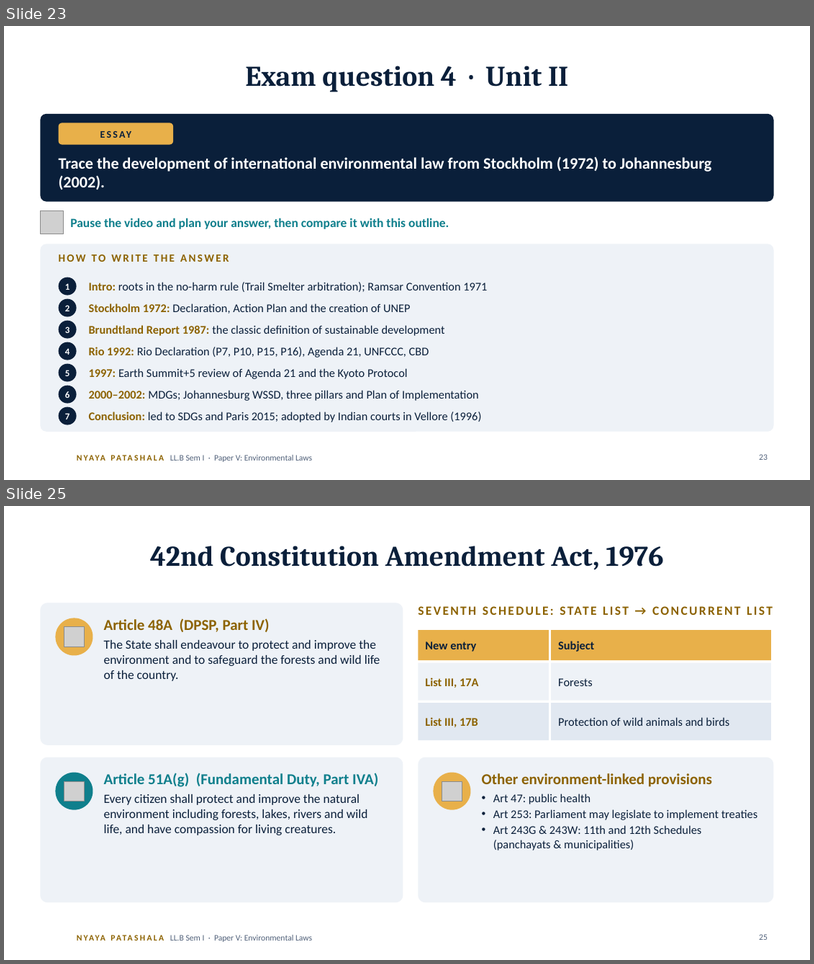
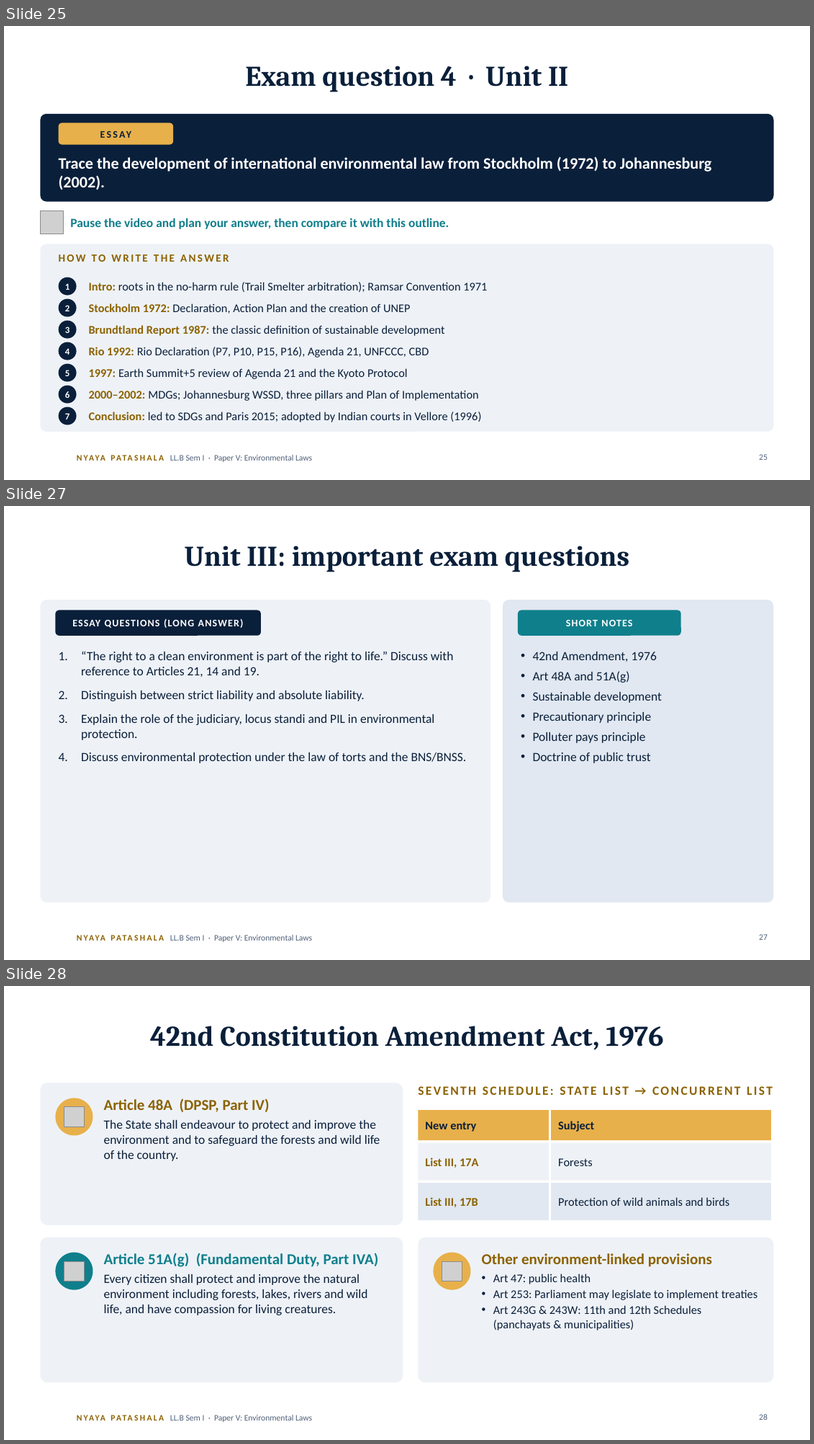
Before and after one commit to missioncivils92/current-affairs-Dasari-Mounika-, a slide deck: law/llb-sem1-environmental-laws/Environmental-Laws-Decoded_AUTO-animations.pptx. Shown one above the other, each under a label of ours: slides 23 and 25 before the commit, slides 25, 27 and 28 after it; the slides between them are not shown. The pictures are 814x964 and 814x1444 pixels, drawn with LibreOffice and Linux fonts; fonts in the diff are those of the drawing; grey boxes stand for pictures; background and template pictures are left out. Boxes give left, top, right and bottom in pixels: in the first picture for what was removed or moved away, otherwise in the second. Text is boxed around its words. In the diff, an @@ line names an element or a change of style, - is before the commit and + after.

```diff
--- a/law/llb-sem1-environmental-laws/Environmental-Laws-Decoded_AUTO-animations.pptx
+++ b/law/llb-sem1-environmental-laws/Environmental-Laws-Decoded_AUTO-animations.pptx
@@ slide 27 added at [4,506,810,960], background #FFFFFF; not listed: 2 template elements that a slide beside it also shows @@
@@ title added at [185,546,630,572], 34 pt, text #0A1F3A, bold @@
+Unit III: important exam questions
@@ rounded rectangle added at [40,600,491,902], fill #EEF2F7 @@
@@ rounded rectangle added at [55,610,261,636], fill #0A1F3A @@
@@ rounded rectangle added at [503,600,774,902], fill #E1E8F1 @@
@@ rounded rectangle added at [518,610,682,636], fill #0F7F8C @@
@@ text added at [72,619,244,628], 12 pt, text #FFFFFF, bold @@
+ESSAY QUESTIONS (LONG ANSWER)
@@ text added at [566,620,633,626], 12 pt, text #FFFFFF, bold @@
+SHORT NOTES
@@ text added at [81,651,467,763], 15 pt, text #0A1F3A @@
+1. “The right to a clean environment is part of the right to life.” Discuss with reference to Articles 21, 14 and 19.
+2. Distinguish between strict liability and absolute liability.
+3. Explain the role of the judiciary, locus standi and PIL in environmental protection.
+4. Discuss environmental protection under the law of torts and the BNS/BNSS.
@@ text added at [533,651,657,743], 15 pt, text #0A1F3A @@
+• 42nd Amendment, 1976
+• Art 48A and 51A(g)
+• Sustainable development
+• Precautionary principle
+• Polluter pays principle
+• Doctrine of public trust
@@ page number added at [759,934,768,939], 10 pt, text #51617A @@
+27
@@ what was slide 23 is now slide 25 @@
@@ page number at [759,454,768,459]: text changed @@
-23
+25
@@ what was slide 25 is now slide 28 @@
@@ page number at [759,1414,768,1419]: text changed @@
-25
+28
```
Also in this commit, not shown: 5 slides changed, 4 other slides added, 1 slide removed, 5 other files.
